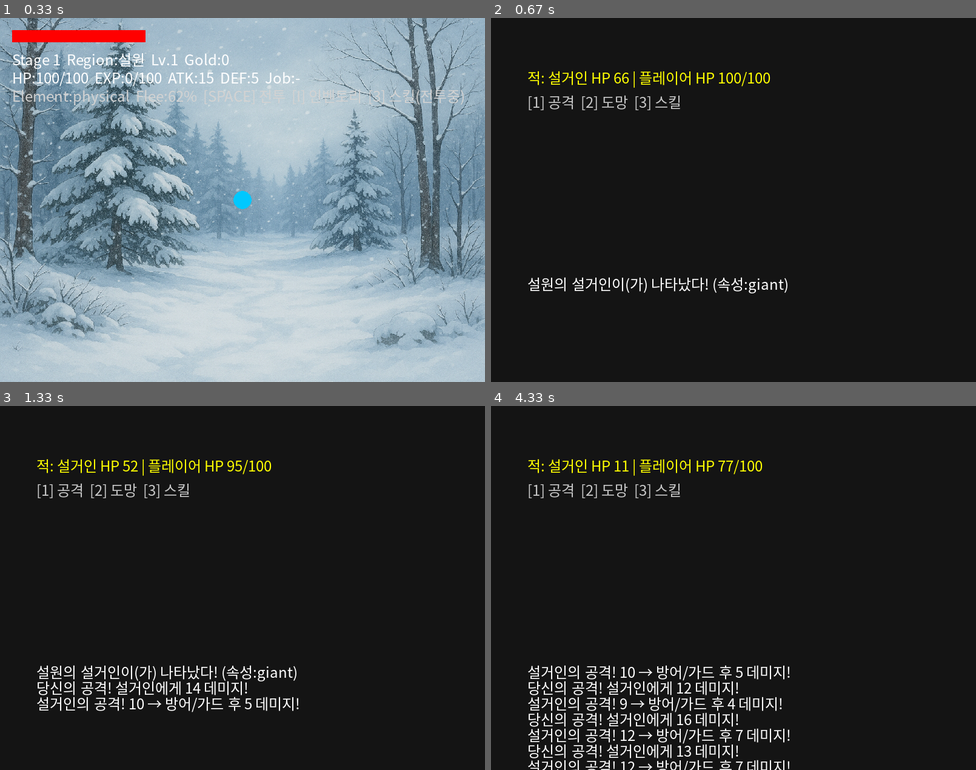
Above: before the commit, frames 1-4 (two rows, left to right).
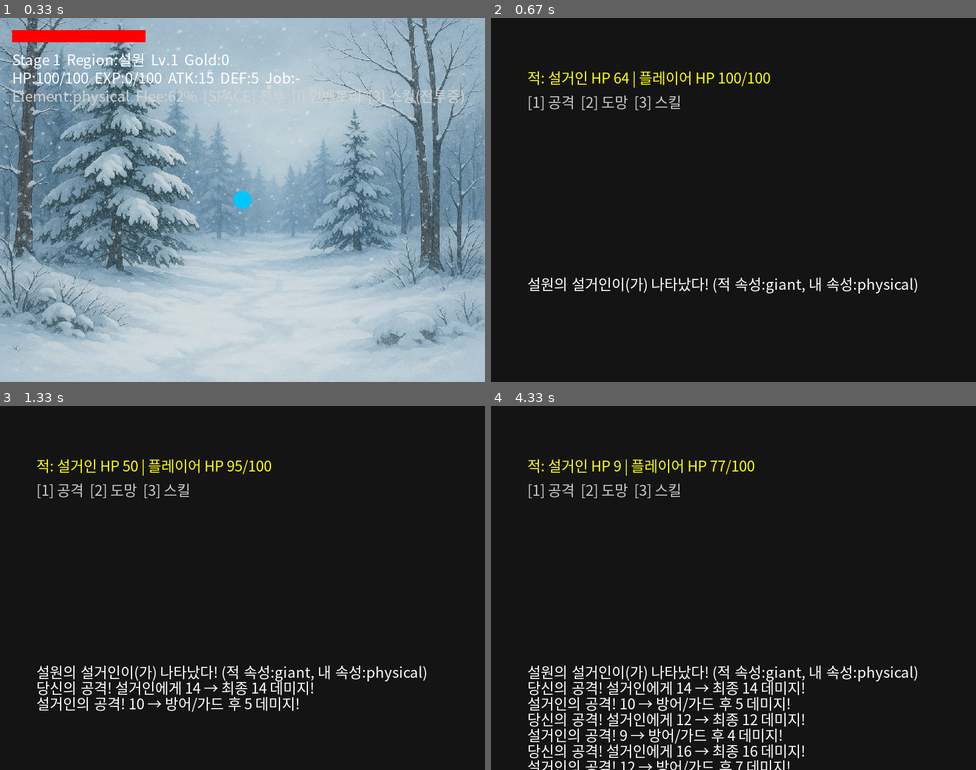
Above: after the commit, the same moments.

Repository: name400/pygame
Game: pygame game, started from main.py
Two runs of this game, one before a commit and one after it. Both use one fixed random seed, a clock stepped at 60 frames per second and the inputs below.
Inputs:
- Up to frame 1 (0.33 s): no input
- Up to frame 2 (0.67 s): tap Space at 0.33 s
- Up to frame 3 (1.33 s): tap 1 at 0.67 s; hold 3 from 1 s (still down); tap Up at 1.07 s
- Up to frame 4 (4.33 s): tap Up at 1.37, 1.57, 1.87, 2.9, 3.2, 3.38, 3.6, 3.88, 4.1, 4.32 s; release 3 at 1.47 s; hold 1 1.5-1.97 s; tap 1 at 2, 3.98 s; tap Down at 3.48 s

Frame 1 is identical in both runs. In frame 2, 0.6% of the frame differs, in the area x 26-88%, y 15-76%; in frame 3, 0.9%; in frame 4, 3.8%, in the area x 10-88%, y 14-97%.

Commit message:
Update battle.py

Diff:
--- a/battle.py
+++ b/battle.py
@@ -2,14 +2,57 @@
 import pygame, random, sys
 from monster import Monster
 
-def _scale_stat(base, run_count, stage, boss=False):
-    val = int(base * (1 + 0.05 * run_count) * (1 + 0.08 * (stage - 1)))
-    if boss: val = int(val * 1.6)
+# --- 속성 상성 테이블 ---
+# 번개 → 물/기계, 대지 → 화산/바위(=fire/earth), 독 → 야만/인간형/거인
+ELEM_EFFECTIVE = {
+    "lightning": {"water", "machine"},
+    "earth":     {"fire", "earth"},
+    "poison":    {"beast", "human", "giant"},
+}
+
+# === 난이도/보상 스케일 (최종) ===
+def _scale_stat(base, run_count, stage, boss=False, kind="other"):
+    """
+    kind: "hp" | "atk" | "exp" | "gold" | "other"
+    - HP/ATK: 현재 비율 유지(너가 OK라 한 구간)
+    - EXP/GOLD: 후반부 급증 억제
+    - Boss: 더 약하게 (HP/ATK 1.15배, 보상은 거의 추가 없음)
+    """
+    stage_idx = max(0, stage - 1)
+    run_idx   = min(run_count, 10)
+
+    if kind in ("hp", "atk", "other"):
+        stage_mult = 1.0 + 0.04 * stage_idx
+        run_mult   = 1.0 + 0.02 * run_idx
+    elif kind == "exp":
+        early = min(stage_idx, 9)
+        late  = max(stage_idx - 9, 0)
+        stage_mult = (1.0 + 0.02 * early) * (1.0 + 0.005 * late)
+        run_mult   = 1.0 + 0.01 * run_idx
+    elif kind == "gold":
+        early = min(stage_idx, 9)
+        late  = max(stage_idx - 9, 0)
+        stage_mult = (1.0 + 0.015 * early) * (1.0 + 0.005 * late)
+        run_mult   = 1.0 + 0.01 * run_idx
+
+    val = int(base * stage_mult * run_mult)
+
+    if kind == "exp":
+        val = int(val * 0.90)   # EXP 전체 10% 하향
+    if kind == "gold":
+        val = int(val * 0.85)   # GOLD 전체 15% 하향
+
+    if boss:
+        if kind in ("hp", "atk"):
+            val = int(val * 1.15)   # 보스 더 약하게
+        elif kind in ("exp", "gold"):
+            val = int(val * 1.05)   # 보상 거의 안 올림
+
     return max(1, val)
 
+# --- 스킬 메뉴 ---
 def _open_skill_menu(screen, font, player):
-    # 보유 스킬 리스트와 현재 쿨 표시, 숫자키 선택
-    skills = player.skill_display_list()  # [(sid,name,cd), ...]
+    skills = player.skill_display_list()
     if not skills: return None
     running = True; idx = 0
 
@@ -30,23 +73,102 @@
                 elif event.key in (pygame.K_DOWN, pygame.K_s): idx = (idx + 1) % len(skills)
                 elif event.key in (pygame.K_RETURN, pygame.K_SPACE):
                     sid = skills[idx][0]
-                    if player.can_use(sid):
-                        return sid
-                elif event.key == pygame.K_ESCAPE:
-                    return None
+                    if player.can_use(sid): return sid
+                elif event.key == pygame.K_ESCAPE: return None
+
+# ---- 룬 보너스 / 속성 보정 ----
+def _get_rune_bonus_pct(player):
+    r = player.equipment.get("rune")
+    return int(r.get("element_bonus", 0)) if r else 0
+
+def _apply_element_modifiers(player, region, monster, base_dmg, log):
+    dmg = base_dmg
+    if dmg <= 0: return 0
+
+    # 1) 지역 약점 +25%
+    if region.weakness == player.element:
+        add = int(dmg * 0.25); dmg += add
+        log.append(f"🔥 지역 약점 적중! 추가 피해 +{add} (+25%)")
+
+    # 2) 속성 상성 +20%
+    eff = ELEM_EFFECTIVE.get(player.element, set())
+    if monster.element in eff:
+        add = int(dmg * 0.20); dmg += add
+        log.append(f"⚡ 속성 상성! ({player.element}→{monster.element}) +{add} (+20%)")
+
+    # 3) 룬 자체 보너스
+    rune_pct = _get_rune_bonus_pct(player)
+    if rune_pct:
+        add = int(dmg * (rune_pct / 100.0)); dmg += add
+        log.append(f"🔷 룬 보너스 +{rune_pct}%: +{add}")
+
+    return max(0, dmg)
+
+# ---- 보스 드랍 ----
+def _stage_mult(stage):
+    # 보스 드랍 스케일 완만 (5스테이지 단위, +8%)
+    boss_idx = max(1, stage // 5)
+    return 1.0 + 0.08 * (boss_idx - 1)
+
+def _scale_drop(item, mult):
+    it = item.copy()
+    if "atk" in it: it["atk"] = max(1, int(it["atk"] * mult))
+    if "def" in it: it["def"] = max(1, int(it["def"] * mult))
+    if "hp"  in it: it["hp"]  = max(1, int(it["hp"]  * mult))
+    if it.get("type") == "rune":
+        base = it.get("element_bonus", 20)
+        it["element_bonus"] = int(base * mult)
+    return it
+
+def _boss_drop_for_region(region, stage):
+    m = _stage_mult(stage)
+    pool_map = {
+        "숲": [
+            {"type":"weapon","slot":"weapon","name":"숲의 대검","atk":12,"desc":"+ATK"},
+            {"type":"accessory","slot":"accessory","name":"숲의 펜던트","hp":30,"desc":"+MaxHP"},
+            {"type":"rune","slot":"rune","name":"숲의 심장 룬","element":region.weakness,"element_bonus":20,"desc":"지역의 정수"},
+        ],
+        "사막": [
+            {"type":"weapon","slot":"weapon","name":"사막의 커틀러스","atk":13,"desc":"+ATK"},
+            {"type":"accessory","slot":"accessory","name":"모래의 문장","hp":28,"desc":"+MaxHP"},
+            {"type":"rune","slot":"rune","name":"사막의 폭풍 룬","element":region.weakness,"element_bonus":20,"desc":"지역의 정수"},
+        ],
+        "설원": [
+            {"type":"weapon","slot":"weapon","name":"빙결 도끼","atk":14,"desc":"+ATK"},
+            {"type":"accessory","slot":"accessory","name":"서리의 인장","hp":32,"desc":"+MaxHP"},
+            {"type":"rune","slot":"rune","name":"서리의 룬","element":region.weakness,"element_bonus":20,"desc":"지역의 정수"},
+        ],
+        "늪지": [
+            {"type":"weapon","slot":"weapon","name":"늪의 미늘창","atk":13,"desc":"+ATK"},
+            {"type":"accessory","slot":"accessory","name":"맹독의 인장","hp":29,"desc":"+MaxHP"},
+            {"type":"rune","slot":"rune","name":"늪의 맹독 룬","element":region.weakness,"element_bonus":20,"desc":"지역의 정수"},
+        ],
+        "화산": [
+            {"type":"weapon","slot":"weapon","name":"용암 검","atk":15,"desc":"+ATK"},
+            {"type":"accessory","slot":"accessory","name":"화염의 문장","hp":35,"desc":"+MaxHP"},
+            {"type":"rune","slot":"rune","name":"화염의 핵 룬","element":region.weakness,"element_bonus":20,"desc":"지역의 정수"},
+        ],
+    }
+    pool = pool_map.get(region.name, [
+        {"type":"weapon","slot":"weapon","name":"미지의 검","atk":12,"desc":"+ATK"},
+        {"type":"accessory","slot":"accessory","name":"미지의 문장","hp":30,"desc":"+MaxHP"},
+        {"type":"rune","slot":"rune","name":"미지의 룬","element":region.weakness,"element_bonus":20,"desc":"지역의 정수"},
+    ])
+    chosen = random.choice(pool)
+    return _scale_drop(chosen, m)
 
 def start_battle(screen, font, player, region, run_count, stage, flee_rate, boss=False):
     tpl = random.choice(region.bosses if boss else region.monsters)
     m = Monster(
         name=("Boss " if boss else "") + tpl["name"],
-        hp=_scale_stat(tpl["hp"], run_count, stage, boss),
-        atk=_scale_stat(tpl["atk"], run_count, stage, boss),
-        exp=_scale_stat(tpl["exp"], run_count, stage, boss),
-        gold=_scale_stat(tpl["gold"], run_count, stage, boss),
+        hp=_scale_stat(tpl["hp"],  run_count, stage, boss, kind="hp"),
+        atk=_scale_stat(tpl["atk"], run_count, stage, boss, kind="atk"),
+        exp=_scale_stat(tpl["exp"], run_count, stage, boss, kind="exp"),
+        gold=_scale_stat(tpl["gold"], run_count, stage, boss, kind="gold"),
         element=tpl.get("element","neutral")
     )
 
-    log = [f"{region.name}의 {m.name}이(가) 나타났다! (속성:{m.element})"]
+    log = [f"{region.name}의 {m.name}이(가) 나타났다! (적 속성:{m.element}, 내 속성:{player.element})"]
     clock = pygame.time.Clock()
     running = True
     monster_stunned = False
@@ -58,7 +180,7 @@
         screen.blit(font.render(info1, True, (255,255,0)), (60, 80))
         screen.blit(font.render(info2, True, (200,200,200)), (60, 120))
 
-        for i, text in enumerate(log[-7:]):
+        for i, text in enumerate(log[-9:]):
             screen.blit(font.render(text, True, (255,255,255)), (60, 420 + i*26))
         pygame.display.flip()
 
@@ -68,27 +190,30 @@
             if event.type == pygame.KEYDOWN:
 
                 if event.key == pygame.K_1:
-                    # 라운드 시작: 디버프/버프/쿨타임 감소
                     player.apply_debuffs_each_round(lambda t: log.append(t))
                     if player.hp <= 0:
                         log.append("💀 디버프로 쓰러졌다..."); pygame.display.flip(); pygame.time.delay(1200)
                         return "lose"
 
-                    # 상성(지역 약점 == 플레이어 무기 속성)
-                    dmg = player.attack()
-                    if region.weakness == player.element:
-                        dmg = int(dmg * 1.25); log.append("🔥 지역 상성! 추가 피해 +25%")
-
-                    m.hp -= dmg; log.append(f"당신의 공격! {m.name}에게 {dmg} 데미지!")
+                    raw = player.attack()
+                    dmg = _apply_element_modifiers(player, region, m, raw, log)
+                    m.hp -= dmg
+                    log.append(f"당신의 공격! {m.name}에게 {raw} → 최종 {dmg} 데미지!")
+
                     if m.hp <= 0:
-                        bonus = 50 if boss else 0
+                        bonus = 15 if boss else 0    # 보스 골드 보너스 축소
                         log.append(f"{m.name} 처치! EXP +{m.exp}, GOLD +{m.gold + bonus}")
                         player.gain_exp(m.exp, m.gold + bonus)
+
+                        if boss:
+                            drop = _boss_drop_for_region(region, stage)
+                            player.add_item(drop)
+                            log.append(f"🎁 보스 드랍 획득: {drop['name']}")
+
                         pygame.display.flip(); pygame.time.delay(900)
                         player.tick_debuffs_after_battle()
                         return "win"
 
-                    # 몬스터 반격 (기절 시 스킵)
                     if monster_stunned:
                         log.append("⚡ 적이 기절하여 행동하지 못했다!")
                         monster_stunned = False
@@ -118,37 +243,37 @@
                             return "lose"
 
                 elif event.key == pygame.K_3:
-                    # --- 스킬 사용 ---
                     sid = _open_skill_menu(screen, font, player)
                     if sid:
-                        # 라운드 시작 처리
                         player.apply_debuffs_each_round(lambda t: log.append(t))
                         if player.hp <= 0:
                             log.append("💀 디버프로 쓰러졌다..."); pygame.display.flip(); pygame.time.delay(1200)
                             return "lose"
 
-                        dmg, stun, extra = player.cast_skill(sid, m)
+                        raw_dmg, stun, extra = player.cast_skill(sid, m)
                         for t in extra: log.append(t)
 
-                        # 속성 상성은 '스킬도 공격성 스킬이면' 적용하도록 간단 처리
-                        if dmg > 0 and region.weakness == player.element:
-                            add = int(dmg * 0.25); dmg += add
-                            log.append(f"🔥 지역 상성! 추가 피해 +{add}")
-
-                        if dmg > 0:
-                            m.hp -= dmg; log.append(f"스킬 피해! {m.name}에게 {dmg} 데미지!")
+                        if raw_dmg > 0:
+                            dmg = _apply_element_modifiers(player, region, m, raw_dmg, log)
+                            m.hp -= dmg
+                            log.append(f"스킬 피해! {m.name}에게 {raw_dmg} → 최종 {dmg} 데미지!")
                         if stun:
                             monster_stunned = True
 
                         if m.hp <= 0:
-                            bonus = 50 if boss else 0
+                            bonus = 15 if boss else 0
                             log.append(f"{m.name} 처치! EXP +{m.exp}, GOLD +{m.gold + bonus}")
                             player.gain_exp(m.exp, m.gold + bonus)
+
+                            if boss:
+                                drop = _boss_drop_for_region(region, stage)
+                                player.add_item(drop)
+                                log.append(f"🎁 보스 드랍 획득: {drop['name']}")
+
                             pygame.display.flip(); pygame.time.delay(900)
                             player.tick_debuffs_after_battle()
                             return "win"
 
-                        # 적 턴 (기절이면 스킵)
                         if monster_stunned:
                             log.append("⚡ 적이 기절하여 행동하지 못했다!")
                             monster_stunned = False
